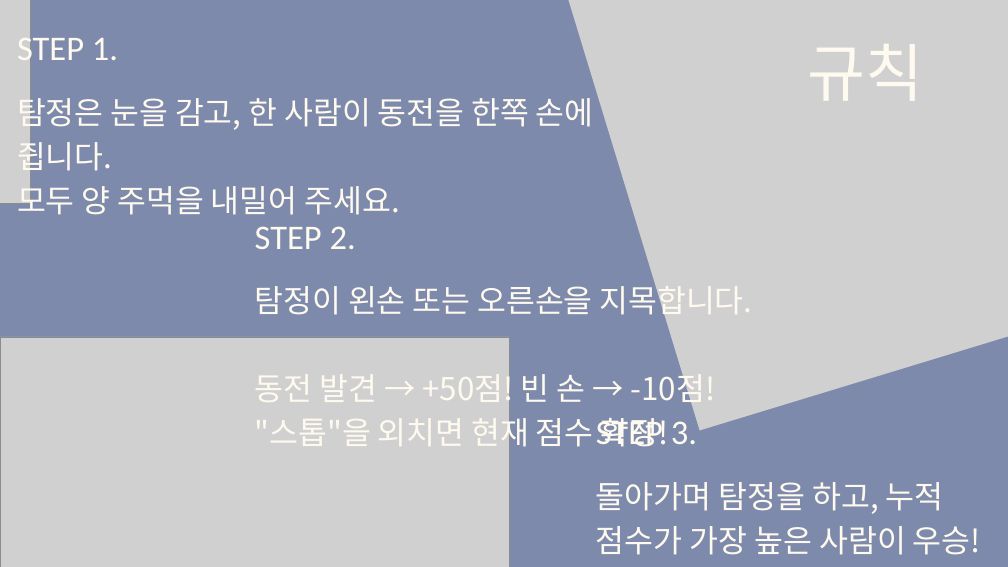
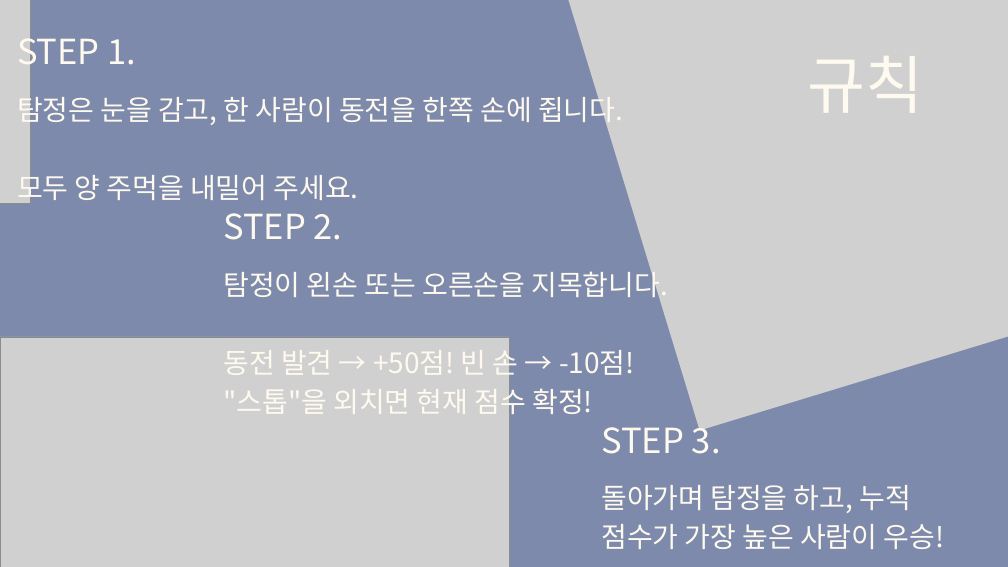
Before and after one commit to tkdgns25300/sunday_play, a slide deck: slide 2 of public/downloads/games/poker-face/rules.pptx. Drawn at 1008x567 pixels with LibreOffice and Linux fonts; fonts in the diff are those of the drawing; grey boxes stand for pictures. Boxes give left, top, right and bottom in pixels: in the first picture for what was removed or moved away, otherwise in the second. Text is boxed around its words. In the diff, an @@ line names an element or a change of style, - is before the commit and + after.

```diff
--- a/public/downloads/games/poker-face/rules.pptx
+++ b/public/downloads/games/poker-face/rules.pptx
@@ text "규칙" moved from (x1=808, y1=44, x2=924, y2=101) to (x1=808, y1=56, x2=924, y2=113) @@
@@ text "탐정은 눈을 감고, 한 사람이 ..." at (x1=17, y1=92, x2=623, y2=203): size 44.8 to 40 pt; line spacing 62.7pt to 56pt @@
@@ font Calibri to Noto Sans CJK KR in 4 elements at (x1=17, y1=30, x2=136, y2=74), (x1=808, y1=56, x2=924, y2=113), (x1=601, y1=418, x2=721, y2=454), (x1=223, y1=213, x2=343, y2=240) @@
@@ text "STEP 2." moved from (x1=255, y1=226, x2=356, y2=249) to (x1=223, y1=213, x2=343, y2=240) @@
@@ text "탐정이 왼손 또는 오른손을 지목합니다." moved from (x1=255, y1=280, x2=753, y2=452) to (x1=223, y1=267, x2=669, y2=420) @@
@@ text "탐정이 왼손 또는 오른손을 지목합니다." at (x1=223, y1=267, x2=669, y2=420): size 44.8 to 40 pt; line spacing 62.8pt to 56pt @@
@@ text "돌아가며 탐정을 하고, 누적 점수가 ..." at (x1=601, y1=485, x2=945, y2=549): size 44.9 to 40 pt; line spacing 62.8pt to 56pt @@
```
Also in this commit, not shown: 3 other slides changed, 3 other files.
